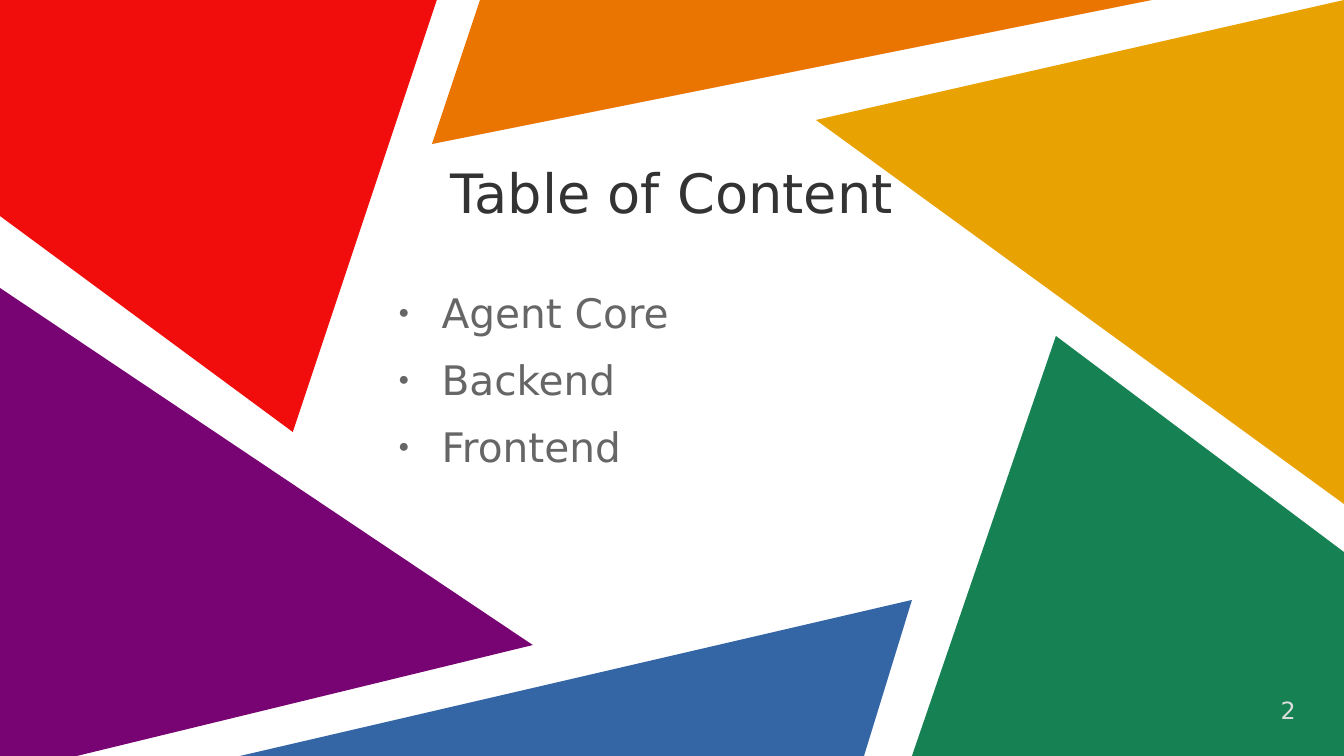
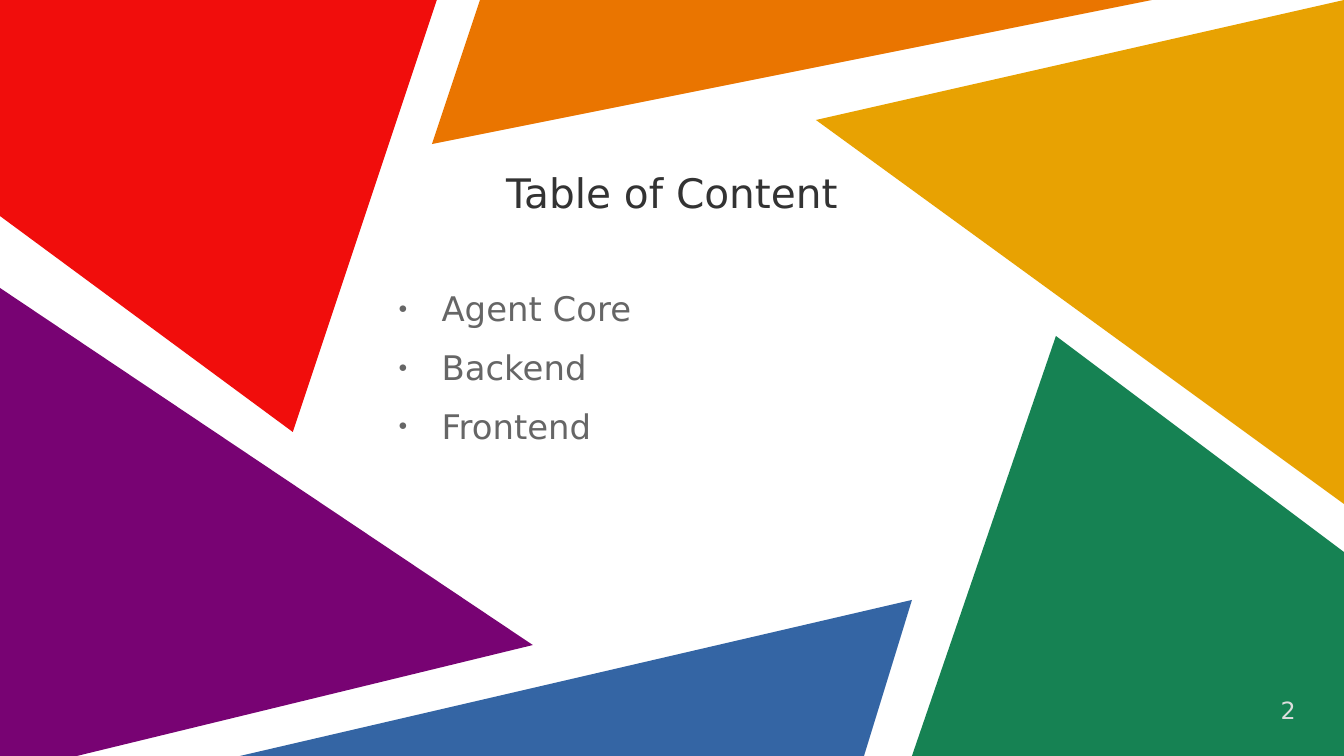
Before and after one commit to sirUnchained/MHS-Intern-projects, a slide deck: slide 2 of week-2/QA-agent/agent-full/presentation.odp. Drawn at 1344x756 pixels with LibreOffice and Linux fonts; fonts in the diff are those of the drawing. Boxes give left, top, right and bottom in pixels: in the first picture for what was removed or moved away, otherwise in the second. Text is boxed around its words. In the diff, an @@ line names an element or a change of style, - is before the commit and + after.

```diff
--- a/week-2/QA-agent/agent-full/presentation.odp
+++ b/week-2/QA-agent/agent-full/presentation.odp
@@ title "Table of Content" at bbox=[506, 177, 838, 209]: size 32 to 24 pt @@
@@ text "Agent Core" at bbox=[442, 296, 631, 440]: size 24 to 20 pt @@
```
Also in this commit, not shown: 1 other slide changed, 1 slide added, 1 slide removed, 5 other files.
